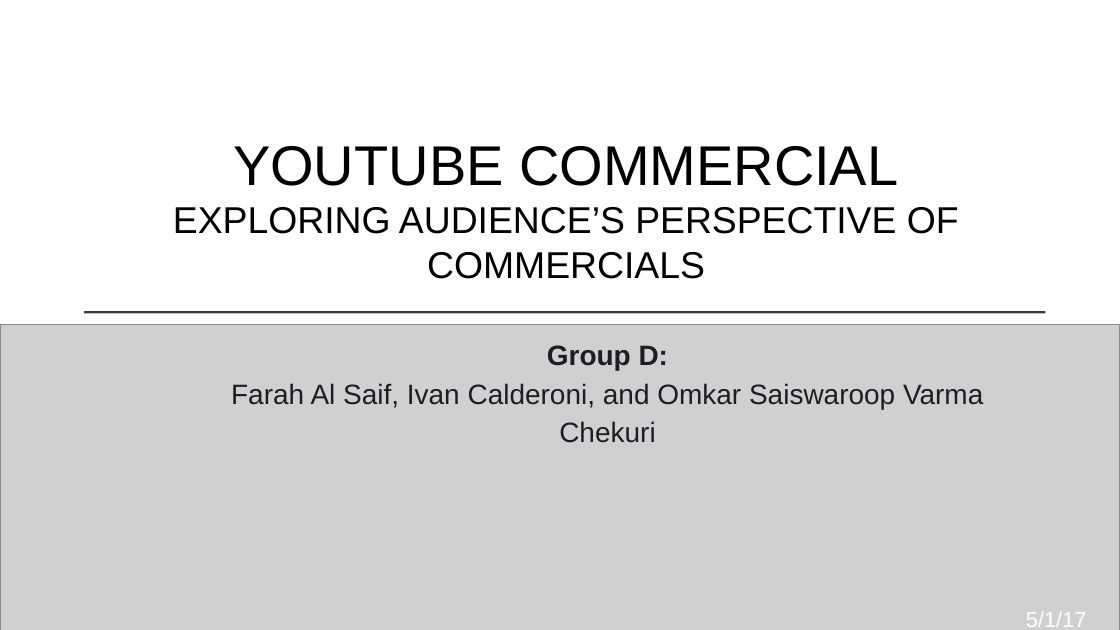
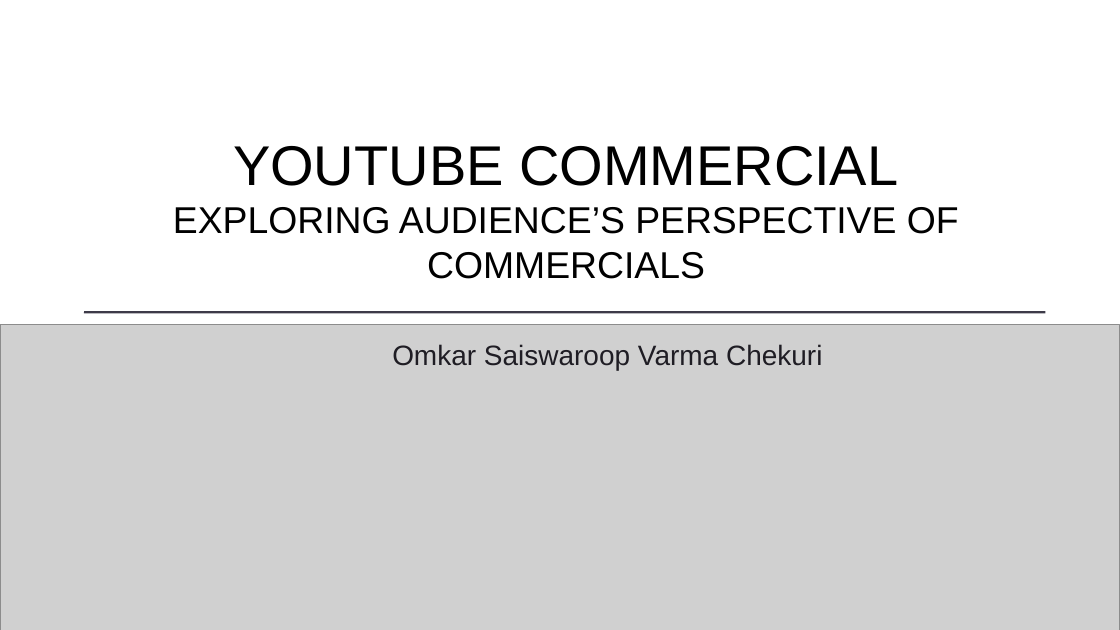
Before and after one commit to OmkarChekuri/OmkarChekuri.github.io, a slide deck: slide 1 of static/EyeTracking.pptx. Drawn at 1120x630 pixels with LibreOffice and Linux fonts; fonts in the diff are those of the drawing; grey boxes stand for pictures. Boxes give left, top, right and bottom in pixels: in the first picture for what was removed or moved away, otherwise in the second. Text is boxed around its words. In the diff, an @@ line names an element or a change of style, - is before the commit and + after.

Commit message:
Updated PPT

```diff
--- a/static/EyeTracking.pptx
+++ b/static/EyeTracking.pptx
@@ subtitle at (392, 344, 822, 370): text changed @@
-Group D:
-Farah Al Saif, Ivan Calderoni, and Omkar Saiswaroop Varma Chekuri
+Omkar Saiswaroop Varma Chekuri
@@ text removed at (1026, 612, 1087, 627) @@
-5/1/17
```
Also in this commit, not shown: 1 slide removed.
